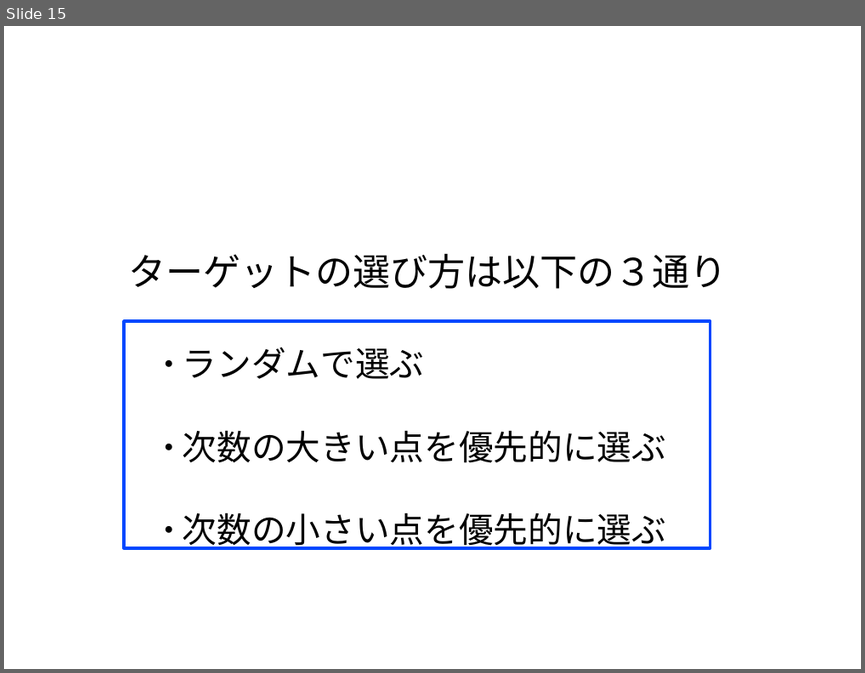
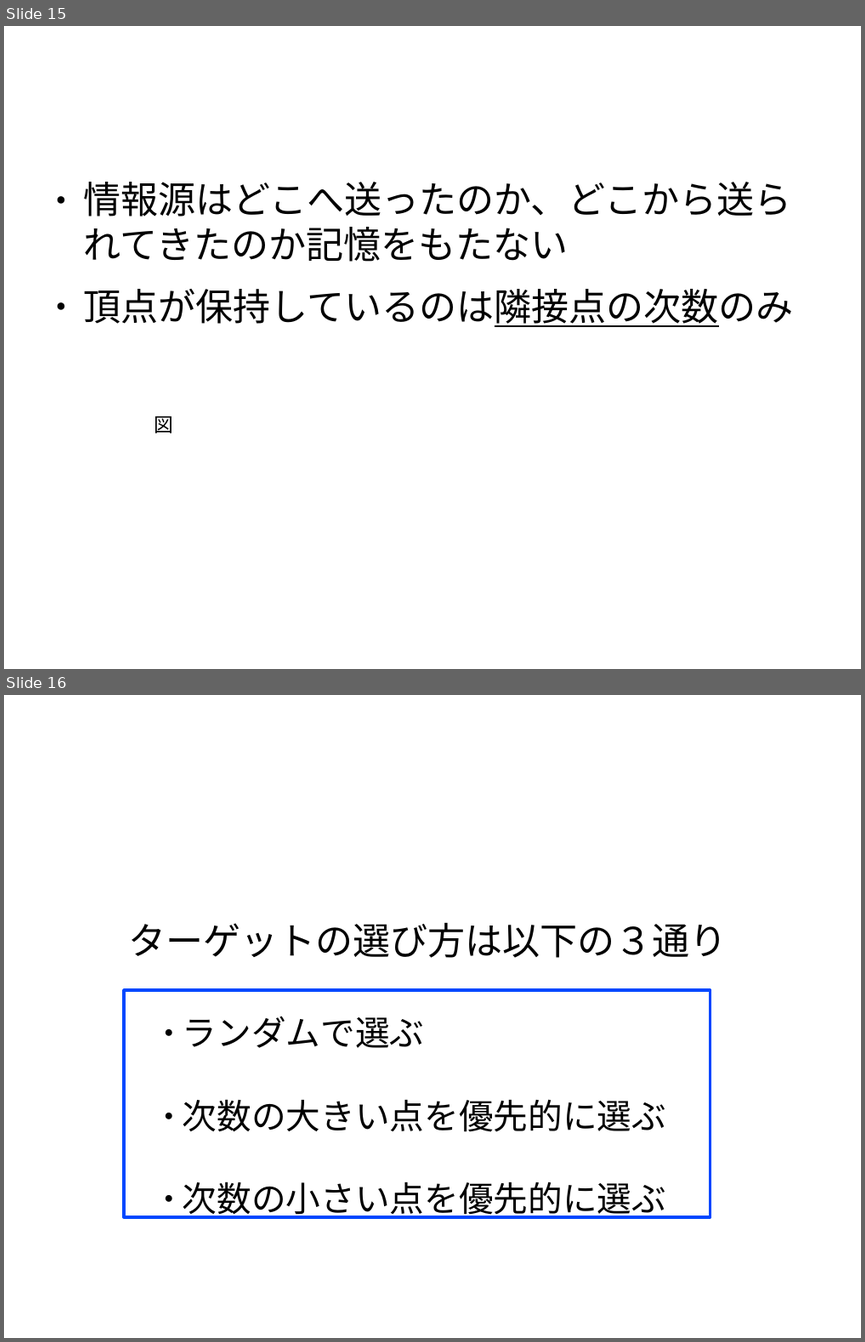
Before and after one commit to awesomest/NetWork_g-2015, a slide deck: 中間発表.odp. Shown one above the other, each under a label of ours: slide 15 before the commit, slides 15 and 16 after it. The pictures are 865x673 and 865x1342 pixels, drawn with LibreOffice and Linux fonts; fonts in the diff are those of the drawing; background and template pictures are left out. Boxes give left, top, right and bottom in pixels: in the first picture for what was removed or moved away, otherwise in the second. Text is boxed around its words. In the diff, an @@ line names an element or a change of style, - is before the commit and + after.

```diff
--- a/中間発表.odp
+++ b/中間発表.odp
@@ slide 15 added at (x1=4, y1=26, x2=861, y2=669), background #FFFFFF @@
@@ text added at (x1=84, y1=182, x2=794, y2=327), 34.7 pt, text #000000 @@
+● 情報源はどこへ送ったのか、どこから送られてきたのか記憶をもたない
+● 頂点が保持しているのは隣接点の次数のみ
@@ title added at (x1=84, y1=227, x2=568, y2=261), 47.6 pt, text #FFFFFF @@
+記憶
@@ text added at (x1=154, y1=416, x2=174, y2=433), 18 pt, text #000000 @@
+図
@@ what was slide 15 is now slide 16 @@
```
Also in this commit, not shown: 3 slides changed, 1 other file.
